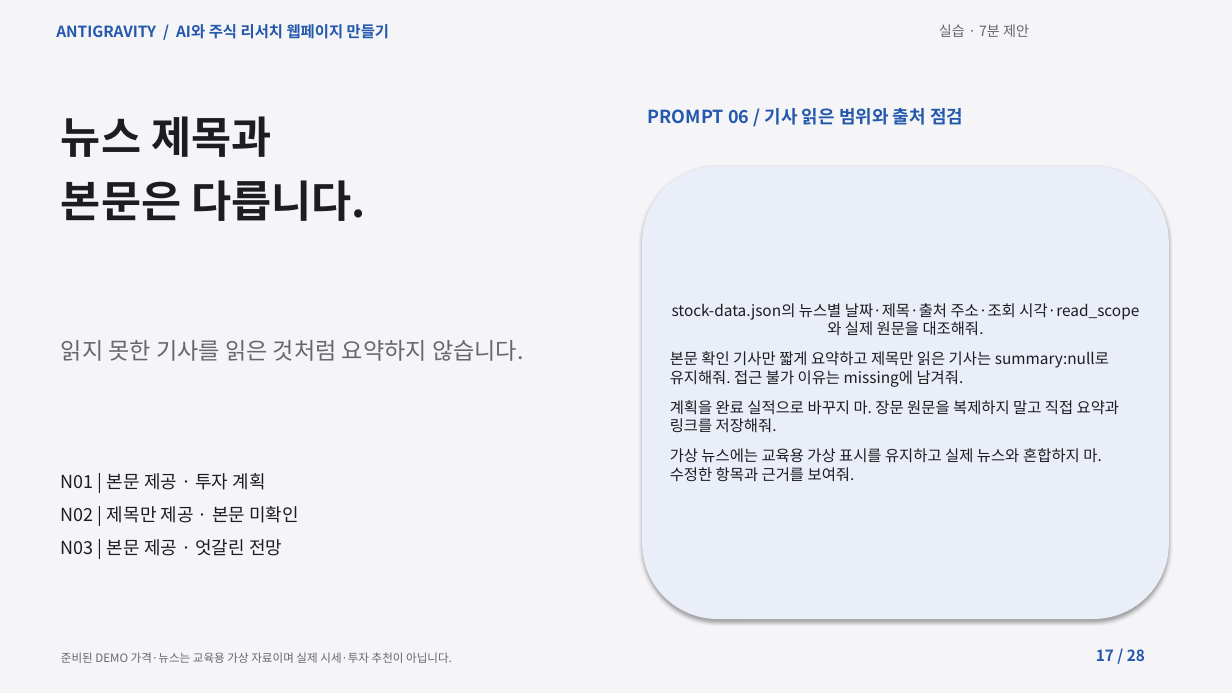
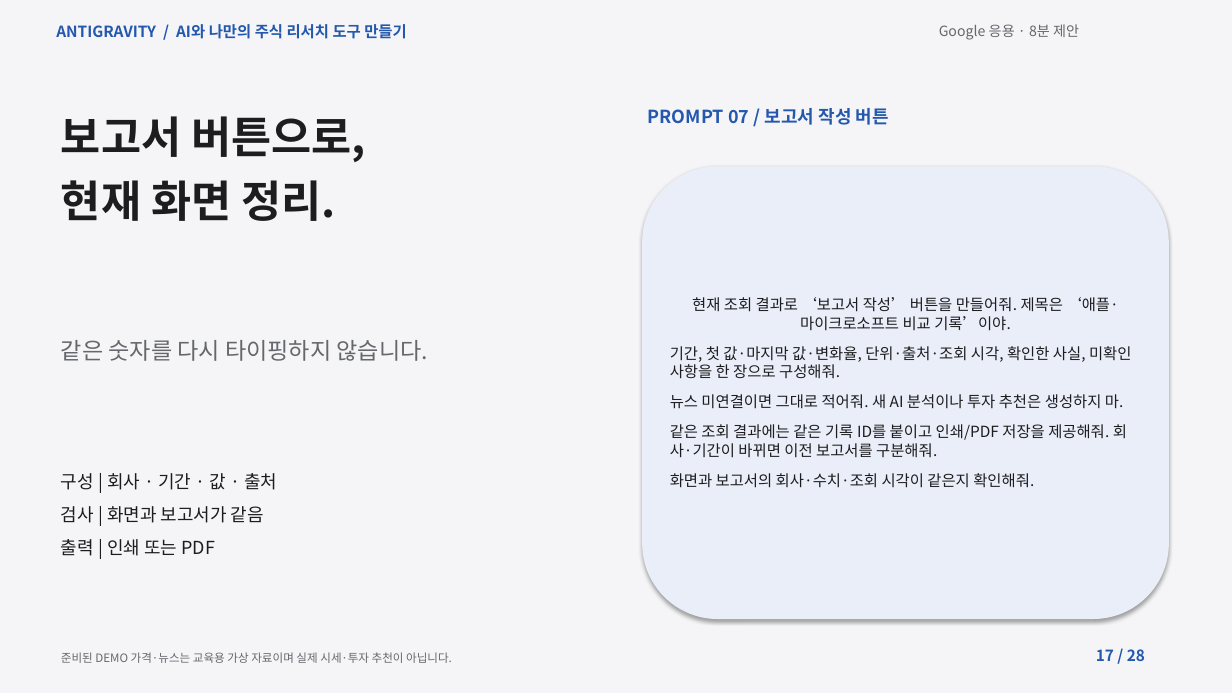
Before and after one commit to elect94/reportsol, a slide deck: slide 17 of materials/lecture.pptx. Drawn at 1232x693 pixels with LibreOffice and Linux fonts; fonts in the diff are those of the drawing. Boxes give left, top, right and bottom in pixels: in the first picture for what was removed or moved away, otherwise in the second. Text is boxed around its words. In the diff, an @@ line names an element or a change of style, - is before the commit and + after.

```diff
--- a/materials/lecture.pptx
+++ b/materials/lecture.pptx
@@ text at (56, 24, 406, 39): text changed @@
-ANTIGRAVITY / AI와 주식 리서치 웹페이지 만들기
+ANTIGRAVITY / AI와 나만의 주식 리서치 도구 만들기
@@ text at (939, 24, 1079, 40): text changed @@
-실습 · 7분 제안
+Google 응용 · 8분 제안
@@ text at (61, 116, 366, 221): text changed @@
-뉴스 제목과
-본문은 다릅니다.
+보고서 버튼으로,
+현재 화면 정리.
@@ text at (648, 108, 889, 125): text changed @@
-PROMPT 06 / 기사 읽은 범위와 출처 점검
+PROMPT 07 / 보고서 작성 버튼
@@ text in rounded rectangle at (670, 297, 1131, 488): text changed @@
-stock-data.json의 뉴스별 날짜·제목·출처 주소·조회 시각·read_scope와 실제 원문을 대조해줘.
-본문 확인 기사만 짧게 요약하고 제목만 읽은 기사는 summary:null로 유지해줘. 접근 불가 이유는 missing에 남겨줘.
-계획을 완료 실적으로 바꾸지 마. 장문 원문을 복제하지 말고 직접 요약과 링크를 저장해줘.
-가상 뉴스에는 교육용 가상 표시를 유지하고 실제 뉴스와 혼합하지 마. 수정한 항목과 근거를 보여줘.
+현재 조회 결과로 ‘보고서 작성’ 버튼을 만들어줘. 제목은 ‘애플·마이크로소프트 비교 기록’이야.
+기간, 첫 값·마지막 값·변화율, 단위·출처·조회 시각, 확인한 사실, 미확인 사항을 한 장으로 구성해줘.
+뉴스 미연결이면 그대로 적어줘. 새 AI 분석이나 투자 추천은 생성하지 마.
+같은 조회 결과에는 같은 기록 ID를 붙이고 인쇄/PDF 저장을 제공해줘. 회사·기간이 바뀌면 이전 보고서를 구분해줘.
+화면과 보고서의 회사·수치·조회 시각이 같은지 확인해줘.
@@ text at (61, 340, 428, 361): text changed @@
-읽지 못한 기사를 읽은 것처럼 요약하지 않습니다.
+같은 숫자를 다시 타이핑하지 않습니다.
@@ text at (61, 473, 277, 556): text changed @@
-N01 | 본문 제공 · 투자 계획
-N02 | 제목만 제공 · 본문 미확인
-N03 | 본문 제공 · 엇갈린 전망
+구성 | 회사 · 기간 · 값 · 출처
+검사 | 화면과 보고서가 같음
+출력 | 인쇄 또는 PDF
```
Also in this commit, not shown: 26 other slides changed, 1 slide added, 1 slide removed, 26 other files.
